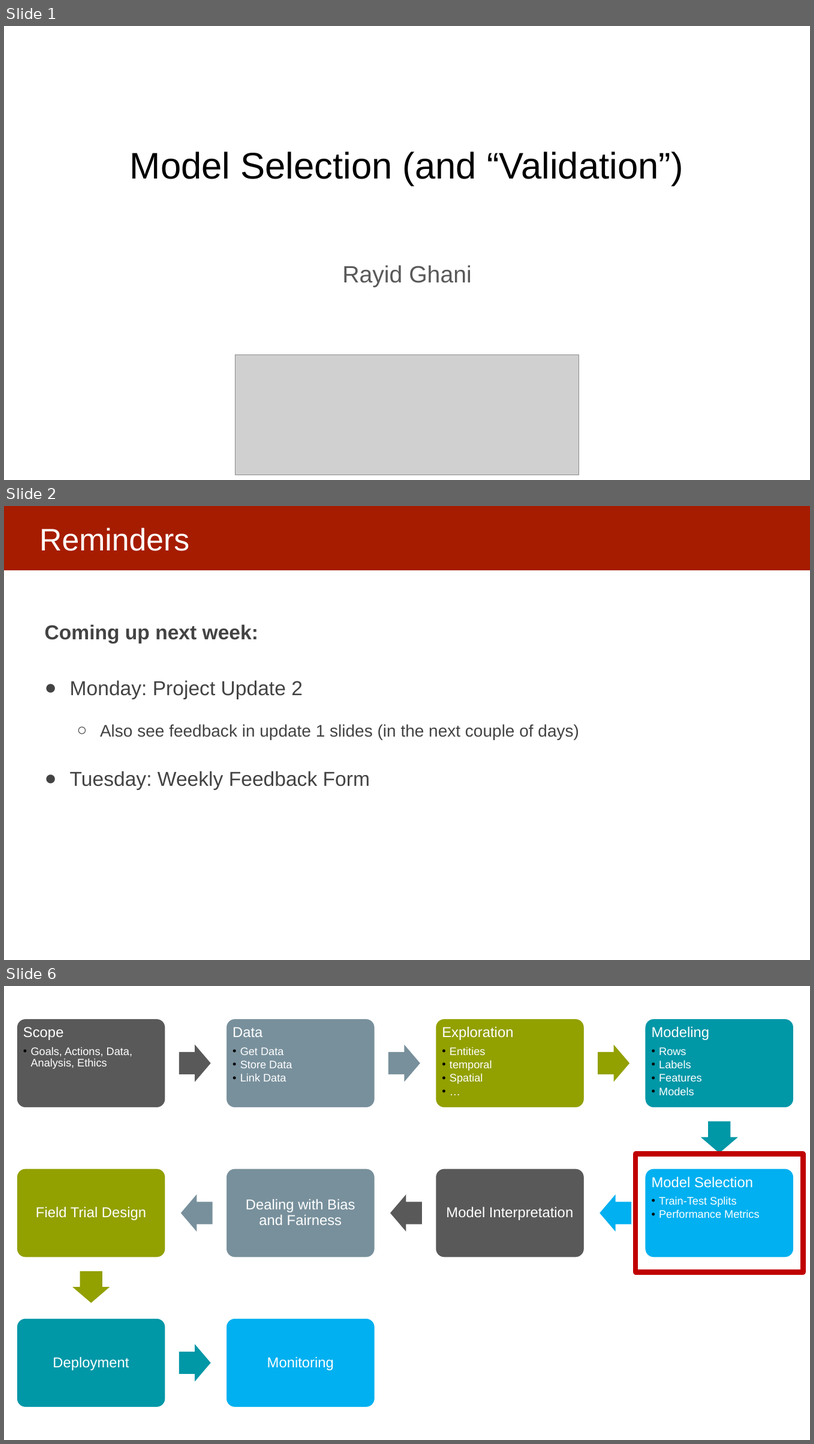
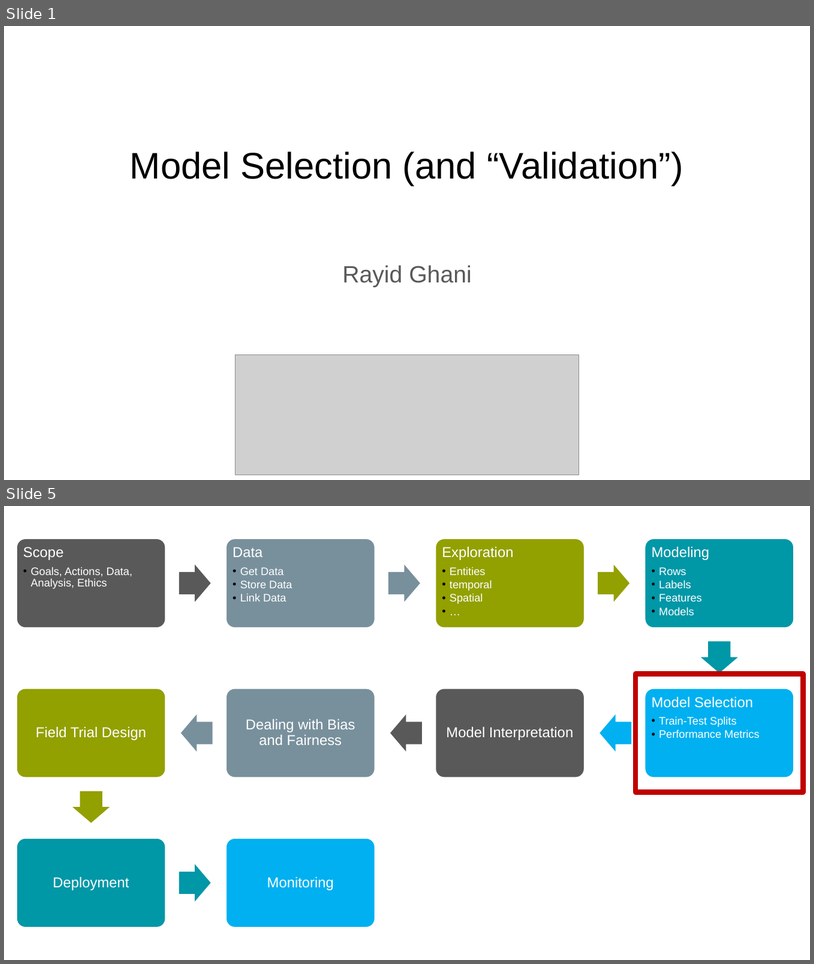
Before and after one commit to dssg/MLinPractice, a slide deck: Lectures/Lecture5-ModelSelection.pptx. Shown one above the other, each under a label of ours: slides 1, 2 and 6 before the commit, slides 1 and 5 after it; the slides between them are not shown. The pictures are 814x1444 and 814x964 pixels, drawn with LibreOffice and Linux fonts; fonts in the diff are those of the drawing; grey boxes stand for pictures. Boxes give left, top, right and bottom in pixels: in the first picture for what was removed or moved away, otherwise in the second. Text is boxed around its words. In the diff, an @@ line names an element or a change of style, - is before the commit and + after.

```diff
--- a/Lectures/Lecture5-ModelSelection.pptx
+++ b/Lectures/Lecture5-ModelSelection.pptx
@@ slide 2 removed at (4, 506, 810, 960), background #FFFFFF @@
@@ rectangle removed at (4, 506, 810, 570) @@
@@ title removed at (39, 528, 189, 551) @@
-Reminders
@@ text removed at (45, 624, 579, 790) @@
-Coming up next week:
-● Monday: Project Update 2
-  ○ Also see feedback in update 1 slides (in the next couple of days)
-● Tuesday: Weekly Feedback Form
@@ what was slide 6 is now slide 5 @@
```
Also in this commit, not shown: 7 slides changed, 1 slide added, 1 other slide removed.
